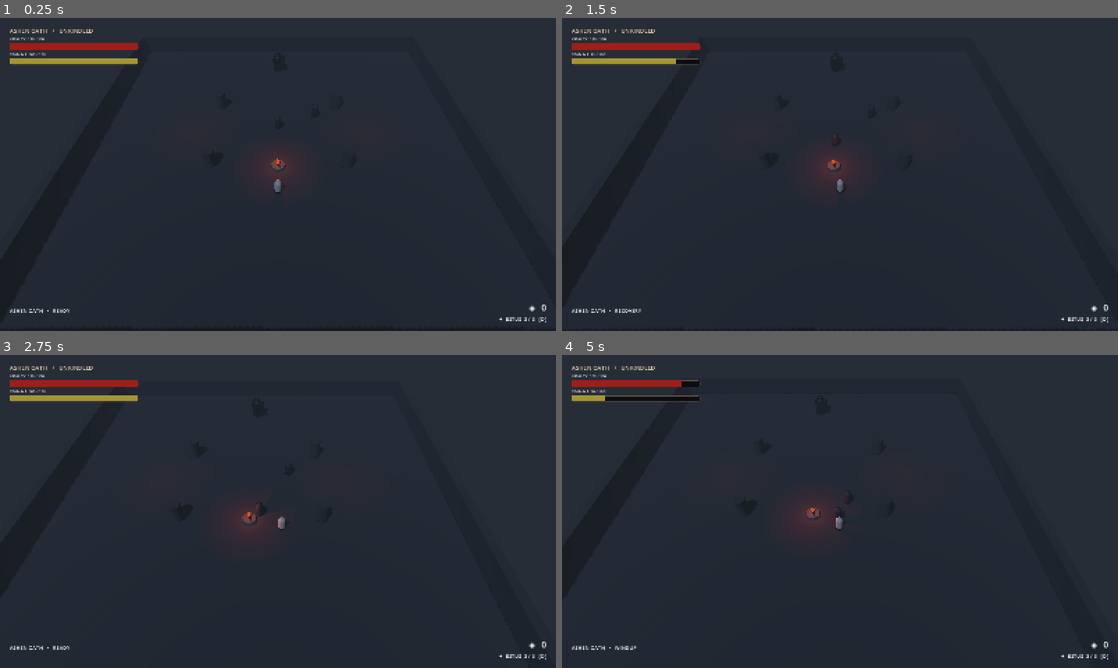
Above: before the commit, frames 1-4 (two rows, left to right).
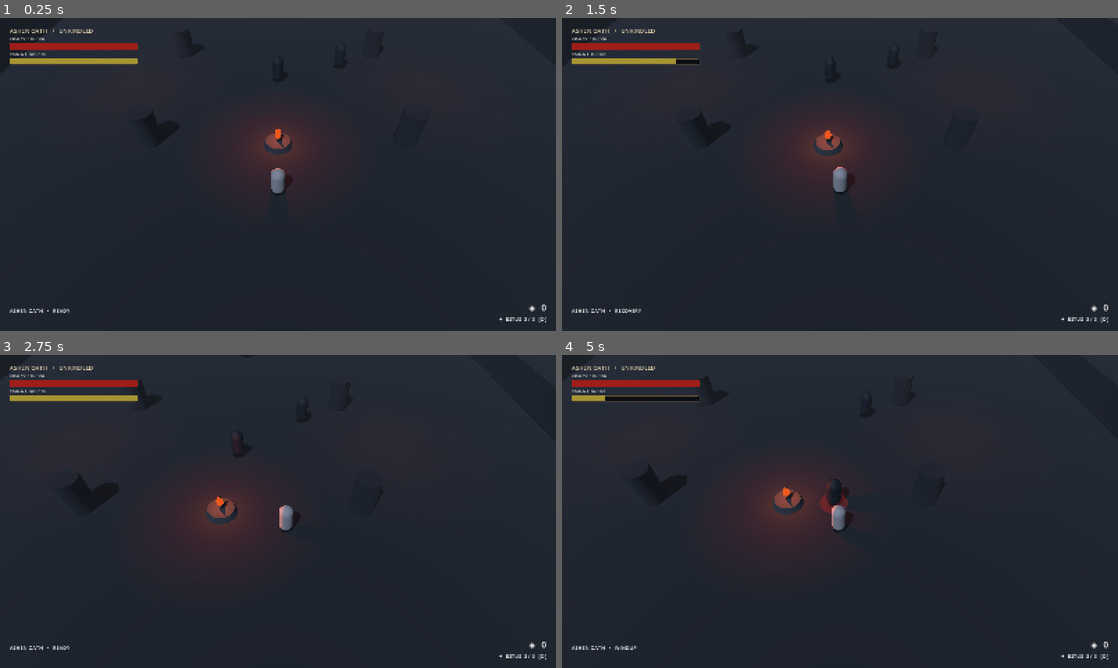
Above: after the commit, the same moments.

Repository: BigFluffyCatOnWatermelon/autism-gaming
Game: Godot game, scene res://scenes/locations/ashen_outskirts.tscn
Same seed, same stepped clock (60 frames per second), same inputs: the game is played once before the commit and once after it.
Inputs (mouse positions are in pixels of both pictures, inside the frame that each line leads up to):
- Up to frame 1 (0.25 s): no input
- Up to frame 2 (1.5 s): tap Enter at 0.5 s; move the mouse to (962, 158) at 0.52 s; hold D (move_right) 0.53-1.28 s; hold Right mouse button (block) 0.53-1.28 s; click (962, 158) at 0.67 s; move the mouse to (728, 190) at 1.27 s; hold S (move_back) from 1.28 s (still down); tap Space (dodge) at 1.35 s
- Up to frame 3 (2.75 s): move the mouse to (333, 442) at 2.02 s; release S (move_back) at 2.03 s; hold D (move_right) from 2.03 s (still down); tap Q (heal) at 2.1 s
- Up to frame 4 (5 s): move the mouse to (812, 574) at 2.77 s; release D (move_right) at 2.78 s; hold W (move_forward) 2.78-3.53 s; tap Middle mouse button (heavy_attack) at 2.85 s; click (812, 574) at 2.92 s; move the mouse to (1006, 558) at 3.52 s; hold A (move_left) from 3.53 s (still down); tap E (interact) at 3.6 s; move the mouse to (673, 464) at 4.27 s; click (673, 464) at 4.35 s

The runs differ from the first frame. In frame 1, 1.3% of the frame differs, in the area x 26-73%, y 11-57%; in frame 2, 1.4%; in frame 3, 1.9%; in frame 4, 2.1%, in the area x 5-69%, y 6-57%.

Commit message:
Fix camera follow offset and tune first enemy encounter distance

Diff:
--- a/soulslike/scripts/enemies/enemy_base.gd
+++ b/soulslike/scripts/enemies/enemy_base.gd
@@ -6,7 +6,7 @@
 @export var enemy_title := "Ashen Hollow"
 @export var maximum_health := 75.0
 @export var move_speed := 2.55
-@export var detection_range := 12.0
+@export var detection_range := 10.0
 @export var attack_range := 2.0
 @export var attack_damage := 18.0
 @export var souls_reward := 45
--- a/soulslike/scripts/player/player_controller.gd
+++ b/soulslike/scripts/player/player_controller.gd
@@ -69,8 +69,9 @@
 	attack_area.body_entered.connect(_on_attack_body_entered)
 	# The camera has its own world-space compass; character yaw cannot rotate WASD.
 	camera_rig.top_level = true
-	camera_rig.global_position = global_position + camera_offset
+	camera_rig.global_position = global_position
 	camera_rig.global_rotation = Vector3.ZERO
+	camera.position = camera_offset
 	if RunState.has_checkpoint:
 		global_position = RunState.checkpoint_position
 	RunState.souls_changed.connect(_on_run_souls_changed)
@@ -78,7 +79,7 @@
 	stats_changed.emit()
 
 func _process(delta: float) -> void:
-	camera_rig.global_position = camera_rig.global_position.lerp(global_position + camera_offset, minf(1.0, delta * 9.0))
+	camera_rig.global_position = camera_rig.global_position.lerp(global_position, minf(1.0, delta * 9.0))
 	_update_interactable_prompt()
 
 func _physics_process(delta: float) -> void:
